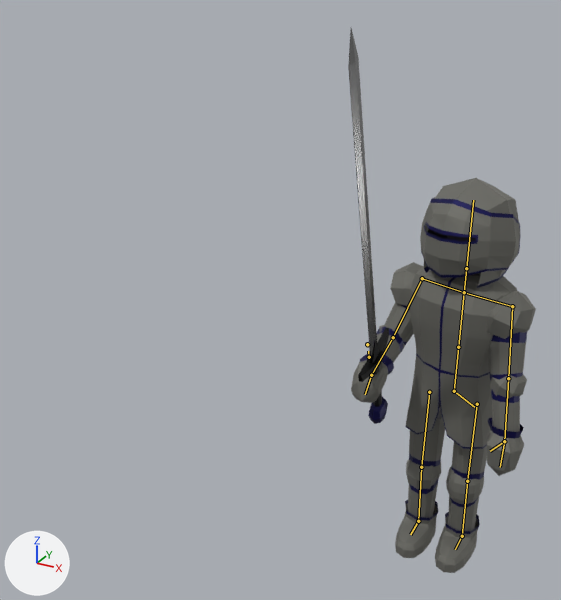
A saved change to the Blender file Assets/Models/Knight/Knight1.blend.
Camera for both pictures: a camera (50 mm lens) standing at (2.12, -8.25, 5.13) and looking at (-1.45, -1.75, 1.88). Lighting does not change. The marker at lower left points along +X, +Y and +Z. The older version comes first. Both versions are drawn at frame 1 of the action 'Idle.2'; the numbers are the values there. The bones that bend it are drawn over the model as lines.

In view in the first picture: 'Blade.001', 'Body', 'Chest', 'Cylinder', 'Elbow.001', 'Foot', 'Foot.001', 'Hand', 'Hand.002', 'Handle', 'Helmet.001', 'LowArm', 'Shoulder', 'Shoulder.002', 'UpArm', 'UpArm.002', 'UpLeg.001' and 6 more.
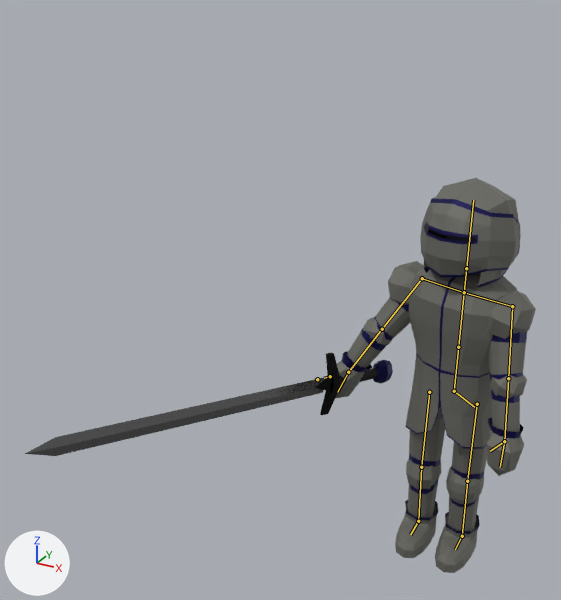
Pixel boxes (x1, y1, x2, y2) of what changed, in the pictures (561 x 600 px):
'Chest', posed
    both: (406, 266, 517, 449)
'Blade.001', posed (900% wider, 76% shorter)
    before: (348, 28, 377, 357)
    after: (25, 378, 324, 456)
'Handle', posed (147% wider, 36% shorter)
    before: (358, 327, 389, 424)
    after: (315, 353, 393, 415)
'Hand.002', posed
    before: (351, 353, 394, 403)
    after: (336, 351, 372, 398)
'Cylinder', posed
    before: (368, 327, 404, 363)
    after: (345, 325, 387, 369)
'UpArm.002', posed
    before: (384, 302, 414, 345)
    after: (374, 297, 411, 341)
'Shoulder.002', posed (9% wider)
    before: (390, 262, 423, 307)
    after: (388, 261, 424, 305)
'Elbow.001', posed
    before: (379, 325, 405, 352)
    after: (363, 317, 392, 345)
'Body', posed (mostly hidden)
    before: (365, 229, 481, 419)
    after: (428, 229, 481, 419)

What the commit changed:
Bone 'LowArmR..001' (bone_lowarmr__001) turns from (-13, -43, 12) to (-12, -15, 21) degrees about its own x, y and z.
Bone 'ArmIKR.' (bone_armikr) moves from (0.0, -0.8, 0.721) to (0.084, -0.3, -0.056).
Bone 'ElbowR' (bone_elbowr) moves from (-0.7, 0.599, -0.4) to (-0.7, 0.299, -0.1).
